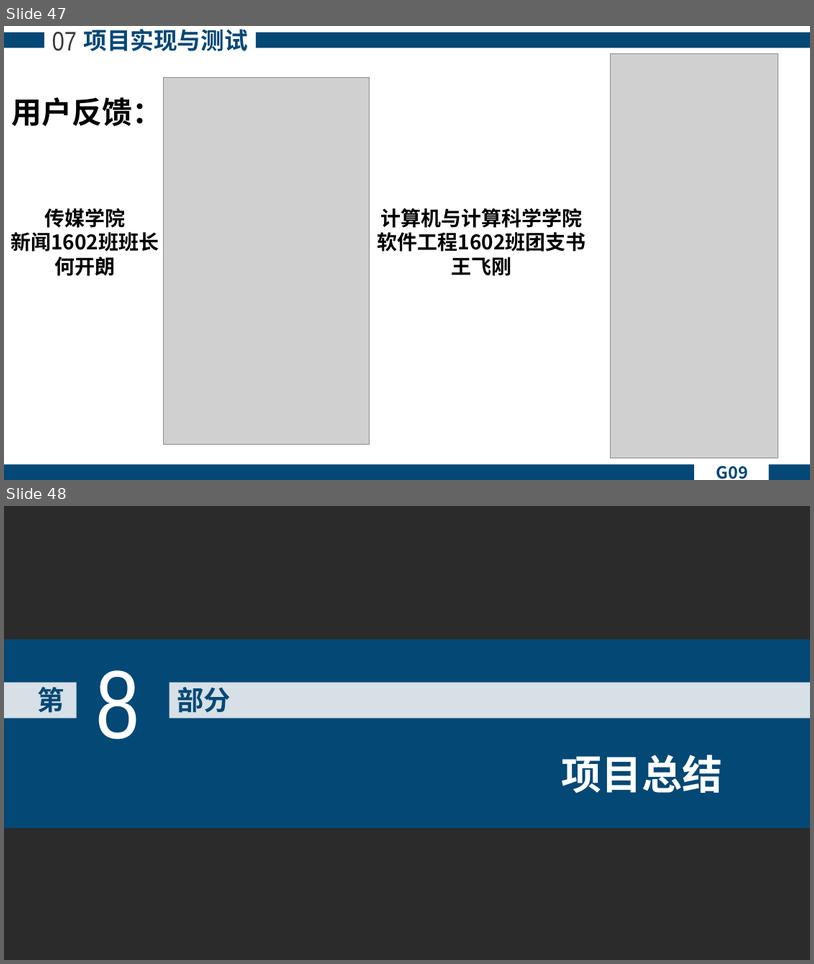
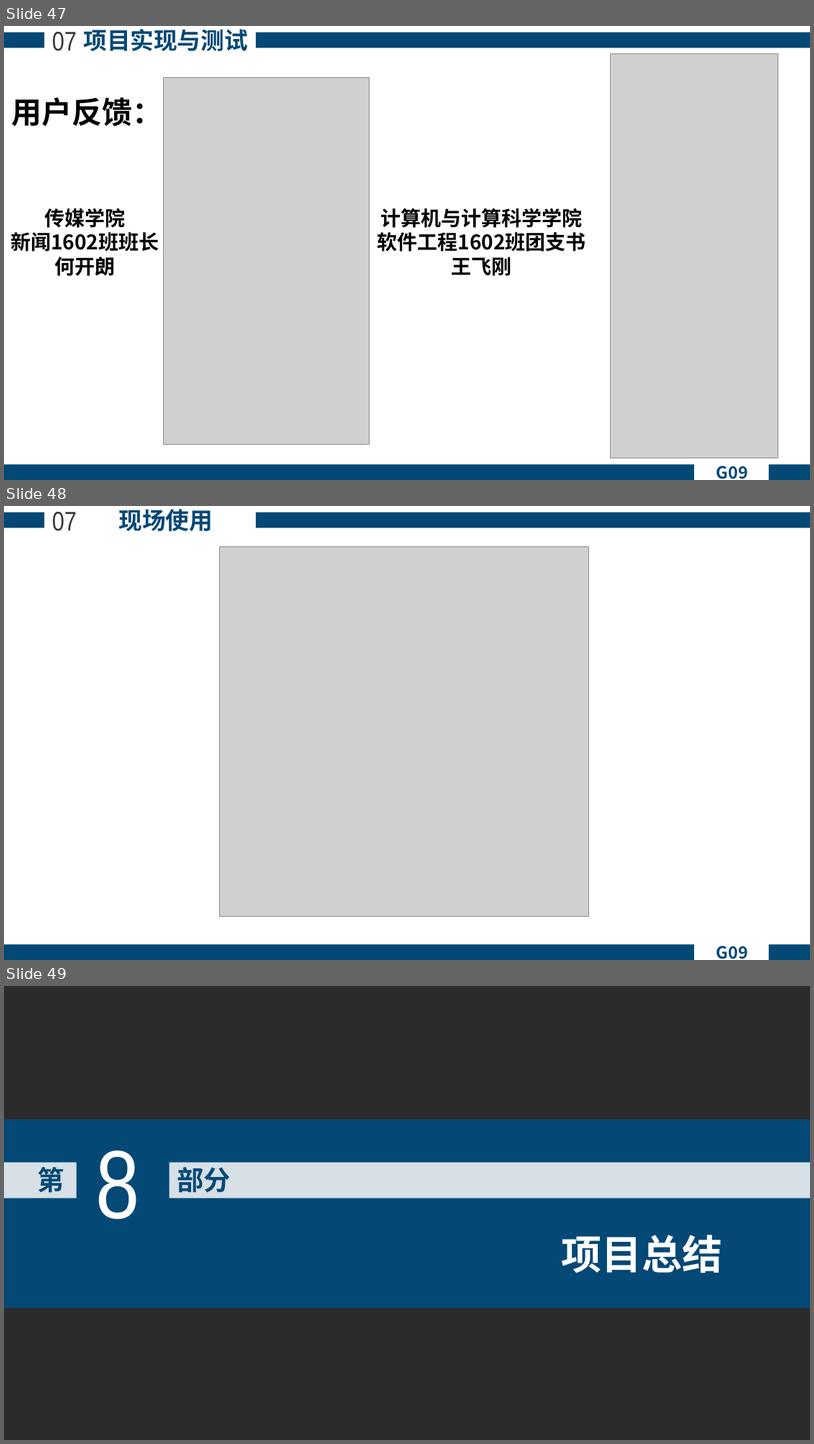
Before and after one commit to Lipingchang/SE2018-G09, a slide deck: 总评审/SE2018春-G09-软件工程基础总答辩PPT.pptx. Shown one above the other, each under a label of ours: slides 47 and 48 before the commit, slides 47, 48 and 49 after it. The pictures are 814x964 and 814x1444 pixels, drawn with LibreOffice and Linux fonts; fonts in the diff are those of the drawing; grey boxes stand for pictures; background and template pictures are left out; a plain dark background stands for a picture behind light text. Boxes give left, top, right and bottom in pixels: in the first picture for what was removed or moved away, otherwise in the second. Text is boxed around its words. In the diff, an @@ line names an element or a change of style, - is before the commit and + after.

```diff
--- a/总评审/SE2018春-G09-软件工程基础总答辩PPT.pptx
+++ b/总评审/SE2018春-G09-软件工程基础总答辩PPT.pptx
@@ slide 48 added at box(4, 506, 810, 960), background picture (left out) @@
@@ rectangle added at box(4, 512, 44, 528), fill #044875 @@
@@ text added at box(52, 512, 77, 531), 32 pt, text #3B3838 @@
+07
@@ text added at box(118, 509, 213, 531), 28 pt, text #044875, bold @@
+现场使用
@@ rectangle added at box(256, 512, 810, 528), fill #044875 @@
@@ picture added at box(219, 547, 589, 917) @@
@@ rectangle added at box(4, 944, 695, 960), fill #044875 @@
@@ text added at box(717, 945, 748, 959), 20 pt, text #044875, bold @@
+G09
@@ rectangle added at box(769, 944, 810, 960), fill #044875 @@
@@ what was slide 48 is now slide 49 @@
```
Also in this commit, not shown: 1 slide changed, 1 other slide added, 5 other files.
